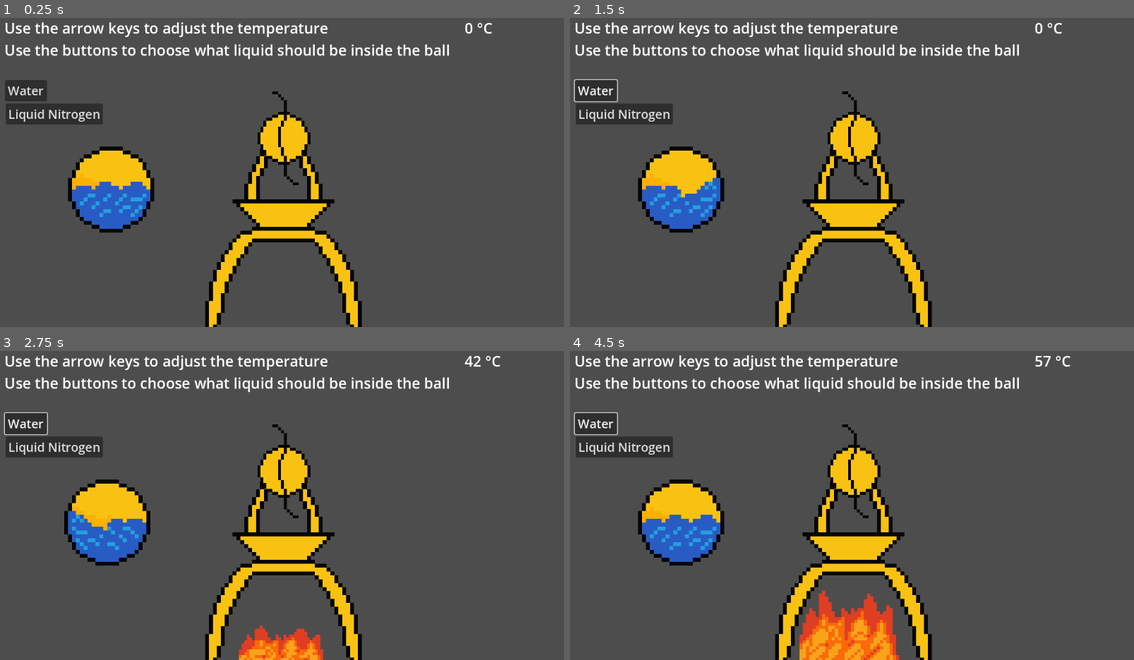
Above: before the commit, frames 1-4 (two rows, left to right).
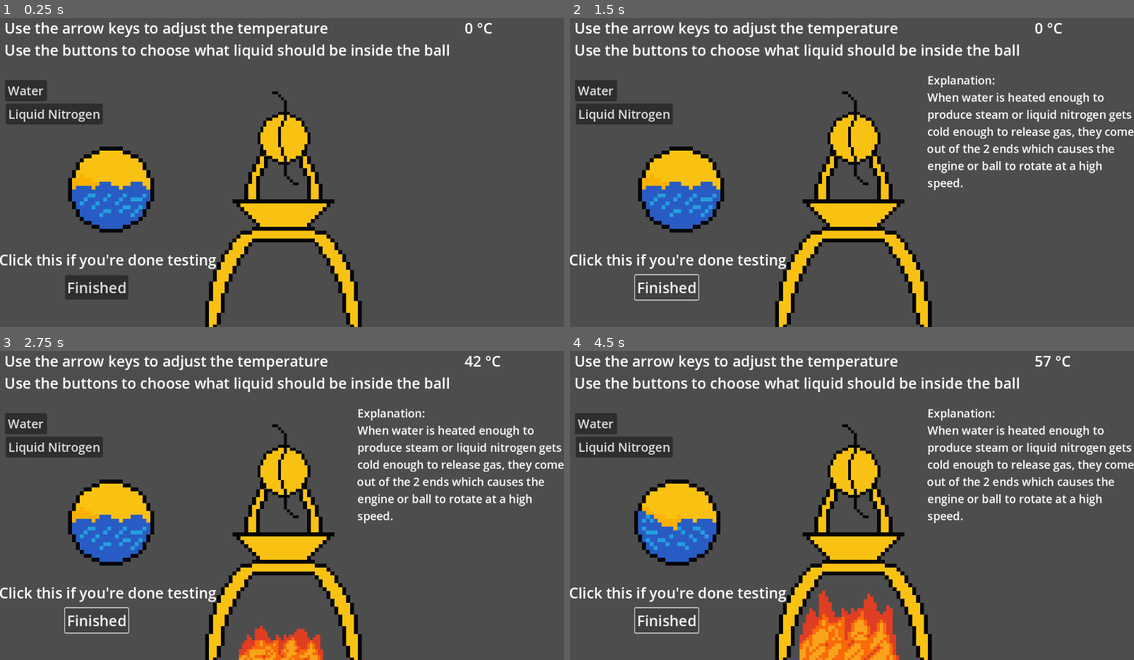
Above: after the commit, the same moments.

Repository: ULTRABEAN7001/hero-sengine
Game: Godot game, scene res://main.tscn
Same seed, same stepped clock (60 frames per second), same inputs: the game is played once before the commit and once after it.
Inputs (mouse positions are in pixels of both pictures, inside the frame that each line leads up to):
- Up to frame 1 (0.25 s): no input
- Up to frame 2 (1.5 s): click "Water" at 0.5 s; click (665, 286) at 1.25 s, where only the run after the commit has a clickable "Finished"
- Up to frame 3 (2.75 s): hold Right (ui_right) from 2.03 s (still down)
- Up to frame 4 (4.5 s): release Right (ui_right) at 2.78 s; hold Left (ui_left) 2.78-3.53 s; hold Right (ui_right) from 3.53 s (still down)

The runs differ from the first frame. In frame 1, 1.4% of the frame differs, in the area x 0-39%, y 76-92%; in frame 2, 3.6%; in frame 3, 4.7%, in the area x 0-100%, y 18-92%; in frame 4, 4.7%.

Commit message:
Minor visual additions
Added gas trails and explanation

Diff:
--- a/fluid.tscn
+++ b/fluid.tscn
@@ -74,6 +74,6 @@
 
 [node name="fluid" type="AnimatedSprite2D"]
 sprite_frames = SubResource("SpriteFrames_b6edx")
-frame_progress = 0.976925
+frame_progress = 0.0796944
 speed_scale = 0.5
 script = ExtResource("2_qv8sj")
--- a/main.gd
+++ b/main.gd
@@ -3,6 +3,7 @@
 @onready var rotator = $Rotator
 @onready var fire = $Fire
 @onready var temperature = $Temperature
+@onready var explanation = $Explanation
 var temp: int
 
 func _process(delta):
@@ -14,3 +15,9 @@
 	elif rotator.C > 30:
 		fire.visible = true
 		fire.scale.x = rotator.C*0.01+0.25
+
+func _on_button_3_pressed():
+	if explanation.visible == false:
+		explanation.visible = true
+	else:
+		explanation.visible = false
--- a/main.tscn
+++ b/main.tscn
@@ -36,6 +36,29 @@
 text = "Use the arrow keys to adjust the temperature
 Use the buttons to choose what liquid should be inside the ball"
 
+[node name="Instructions2" type="Label" parent="."]
+offset_left = -2.0
+offset_top = 489.0
+offset_right = 500.0
+offset_bottom = 576.0
+theme_override_font_sizes/font_size = 30
+text = "Click this if you're done testing"
+
+[node name="Explanation" type="Label" parent="."]
+visible = false
+offset_left = 730.0
+offset_top = 127.0
+offset_right = 1191.0
+offset_bottom = 390.0
+theme_override_font_sizes/font_size = 23
+text = "Explanation:
+When water is heated enough to
+produce steam or liquid nitrogen gets
+cold enough to release gas, they come
+out of the 2 ends which causes the
+engine or ball to rotate at a high
+speed."
+
 [node name="Button" type="Button" parent="."]
 offset_left = 10.0
 offset_top = 143.0
@@ -55,7 +78,18 @@
 [node name="fluid" parent="." instance=ExtResource("5_c3nqv")]
 position = Vector2(227, 367)
 
+[node name="Sprite2D" type="Sprite2D" parent="."]
+
+[node name="Button3" type="Button" parent="."]
+offset_left = 133.0
+offset_top = 542.0
+offset_right = 262.0
+offset_bottom = 592.0
+theme_override_font_sizes/font_size = 30
+text = "Finished"
+
 [connection signal="pressed" from="Button" to="Rotator" method="_on_button_pressed"]
 [connection signal="pressed" from="Button" to="fluid" method="_on_button_pressed"]
 [connection signal="pressed" from="Button2" to="Rotator" method="_on_button_2_pressed"]
 [connection signal="pressed" from="Button2" to="fluid" method="_on_button_2_pressed"]
+[connection signal="pressed" from="Button3" to="." method="_on_button_3_pressed"]
--- a/rotator.gd
+++ b/rotator.gd
@@ -3,6 +3,12 @@
 var limit := 10000
 var C : int
 var is_water := true
+@onready var tail_1 = $tail1
+@onready var tail_2 = $tail2
+@onready var trail_timer = $trail_timer
+@onready var trail1 = $tail1/trail
+@onready var trail2 = $tail2/trail
+
 
 func _physics_process(delta):
 	print(constant_torque)
@@ -13,15 +19,16 @@
 
 	if C == 100 and is_water or C == -196 and is_water == false:
 		constant_torque = 35000
+		trail1.visible = true
+		trail2.visible = true
 	else:
 		constant_torque = 0
-
-
+		trail1.visible = false
+		trail2.visible = false
 
 
 func _on_button_pressed():
 	is_water = true
 
-
 func _on_button_2_pressed():
 	is_water = false
--- a/rotator.tscn
+++ b/rotator.tscn
@@ -1,7 +1,8 @@
-[gd_scene load_steps=5 format=3 uid="uid://h3iwcyyge6m1"]
+[gd_scene load_steps=6 format=3 uid="uid://h3iwcyyge6m1"]
 
 [ext_resource type="Script" path="res://rotator.gd" id="1_g0gtm"]
 [ext_resource type="Texture2D" uid="uid://gte84p3m35nt" path="res://Sprite-0001.png" id="1_yc1v4"]
+[ext_resource type="PackedScene" uid="uid://bv52o68hcjjye" path="res://trail.tscn" id="3_i5ob3"]
 
 [sub_resource type="AtlasTexture" id="AtlasTexture_5qug5"]
 atlas = ExtResource("1_yc1v4")
@@ -26,8 +27,19 @@
 scale = Vector2(0.75, 0.75)
 shape = SubResource("CircleShape2D_ne0jn")
 
-[node name="Node2D" type="Node2D" parent="."]
+[node name="tail1" type="Node2D" parent="."]
 position = Vector2(-23, -93)
 
-[node name="Node2D2" type="Node2D" parent="."]
+[node name="trail" parent="tail1" instance=ExtResource("3_i5ob3")]
+position = Vector2(-59, -34)
+flip_v = true
+
+[node name="tail2" type="Node2D" parent="."]
 position = Vector2(30, 93)
+
+[node name="trail" parent="tail2" instance=ExtResource("3_i5ob3")]
+position = Vector2(57, 34)
+flip_h = true
+
+[node name="trail_timer" type="Timer" parent="."]
+wait_time = 0.5
--- /dev/null
+++ b/trail.tscn
@@ -0,0 +1,12 @@
+[gd_scene load_steps=3 format=3 uid="uid://bv52o68hcjjye"]
+
+[ext_resource type="Texture2D" uid="uid://gte84p3m35nt" path="res://Sprite-0001.png" id="1_2imns"]
+
+[sub_resource type="AtlasTexture" id="AtlasTexture_k32a5"]
+atlas = ExtResource("1_2imns")
+region = Rect2(256, 0, 256, 256)
+
+[node name="trail" type="Sprite2D"]
+position = Vector2(-2, 8)
+scale = Vector2(0.617188, 0.554688)
+texture = SubResource("AtlasTexture_k32a5")
